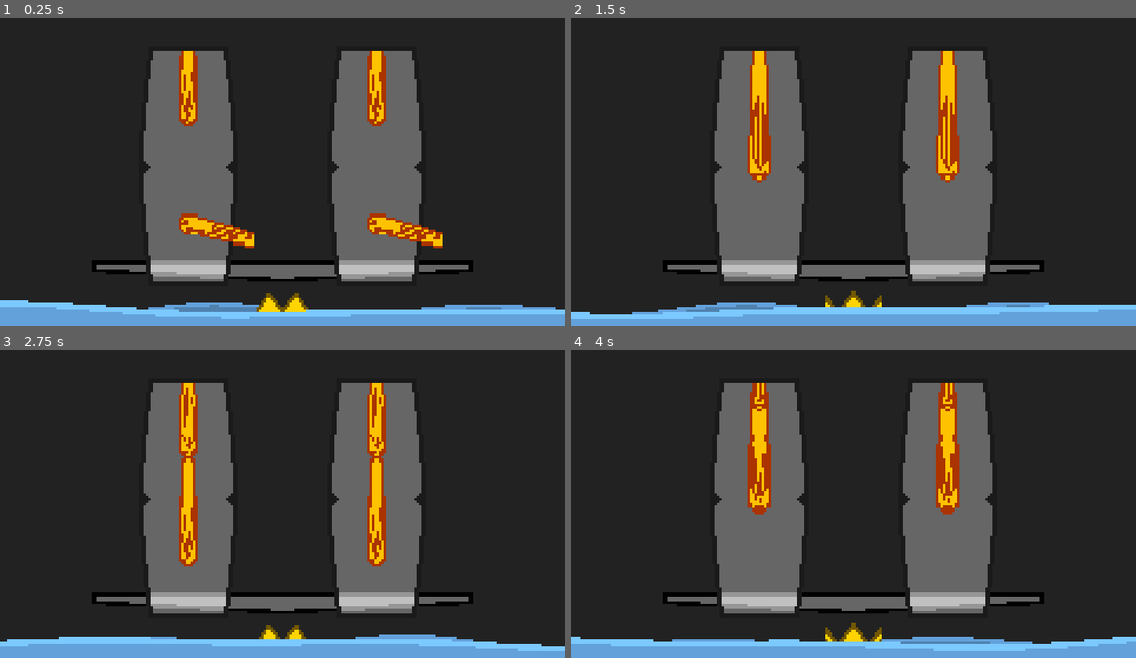
Above: before the commit, frames 1-4 (two rows, left to right).
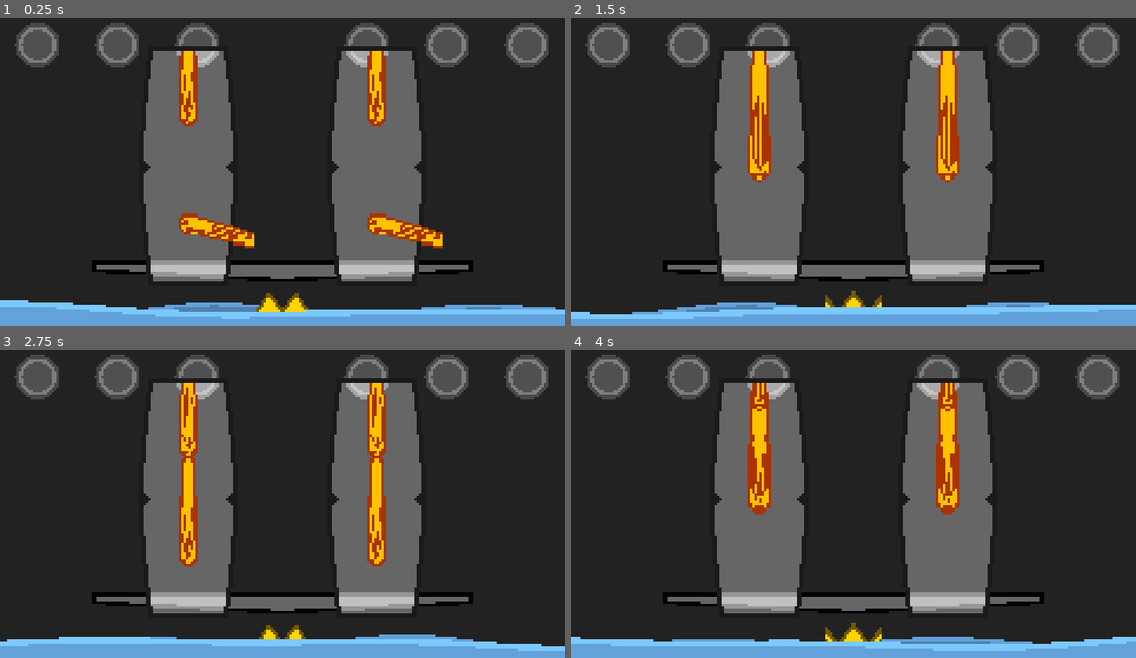
Above: after the commit, the same moments.

Repository: tm-nielsen/big-boy-balance-beam
Game: Godot game, scene res://scenes/root.tscn
The game is run twice, just before and just after one commit, with the same random seed, the same clock (stepped at 60 frames per second) and the same inputs.
Inputs:
- Up to frame 1 (0.25 s): no input
- Up to frame 2 (1.5 s): tap Enter at 0.5 s
- Up to frame 3 (2.75 s): no input
- Up to frame 4 (4 s): no input

The runs differ from the first frame. In frame 1, 4.8% of the frame differs, in the area x 2-98%, y 1-17%; in frame 2, 4.9%; in frame 3, 4.9%; in frame 4, 4.9%.

Commit message:
Implemented rounds - added round manager script to track score and manage discrete point display - added score light script and prefab - added is_selecting flag to character selector to more logically check for state completion - move squish transfer functionality to preview script - removed score labels and script

Diff:
--- a/scenes/game.tscn
+++ b/scenes/game.tscn
@@ -16,6 +16,8 @@
 [ext_resource type="Shader" path="res://visuals/shaders/crown.gdshader" id="13_dkh44"]
 [ext_resource type="Script" path="res://scripts/crown.gd" id="14_jbfb5"]
 [ext_resource type="PackedScene" uid="uid://dy63n5m0j3xh2" path="res://scenes/prefabs/character_selector.tscn" id="17_bj4qq"]
+[ext_resource type="Script" path="res://scripts/round_manager.gd" id="17_bo278"]
+[ext_resource type="PackedScene" uid="uid://d0sr38vvbbgsc" path="res://scenes/prefabs/scoring_light.tscn" id="18_8b4re"]
 
 [sub_resource type="ShaderMaterial" id="ShaderMaterial_lb16j"]
 shader = ExtResource("10_vve22")
@@ -90,10 +92,11 @@
 [sub_resource type="QuadMesh" id="QuadMesh_7oapw"]
 size = Vector2(300, 200)
 
-[node name="Game" type="Node2D" node_paths=PackedStringArray("reset_manager", "stage_limits", "character_selectors")]
+[node name="Game" type="Node2D" node_paths=PackedStringArray("reset_manager", "round_manager", "stage_limits", "character_selectors")]
 texture_filter = 1
 script = ExtResource("1_imn7p")
 reset_manager = NodePath("ResetManager")
+round_manager = NodePath("RoundManager")
 stage_limits = NodePath("StageLimits")
 character_selectors = [NodePath("CharacterSelection/P1Selector"), NodePath("CharacterSelection/P2Selector")]
 
@@ -112,6 +115,15 @@
 
 [node name="StageLimits" type="Node2D" parent="."]
 script = ExtResource("1_s5gh3")
+
+[node name="RoundManager" type="Node2D" parent="."]
+z_index = -5
+script = ExtResource("17_bo278")
+win_threshold = 3
+light_prefab = ExtResource("18_8b4re")
+light_placement_area = Rect2(36, -52, 68, 0)
+light_grid_columns = 4
+replace_lights = false
 
 [node name="Beam" type="Node2D" parent="."]
 z_index = 1
@@ -242,7 +254,7 @@
 player_target = NodePath("../../PhysicsBallManager/Player2")
 player_index = 2
 
-[connection signal="lead_player_switched" from="." to="Crown" method="_on_lead_player_switched"]
+[connection signal="round_won" from="." to="Crown" method="_on_round_won"]
 [connection signal="bottom_threshold_reached" from="StageLimits" to="Water/Front" method="_on_stage_limits_bottom_threshold_reached"]
 [connection signal="bottom_threshold_reached" from="StageLimits" to="Water/BacksplashParticles" method="_on_stage_limits_bottom_threshold_reached"]
 [connection signal="bottom_threshold_reached" from="StageLimits" to="Crown" method="_on_stage_limits_bottom_threshold_reached"]
--- /dev/null
+++ b/scenes/prefabs/scoring_light.tscn
@@ -0,0 +1,15 @@
+[gd_scene load_steps=2 format=3 uid="uid://d0sr38vvbbgsc"]
+
+[ext_resource type="Script" path="res://scripts/scoring_light.gd" id="1_3fyth"]
+
+[node name="ScoringLight" type="Node2D"]
+script = ExtResource("1_3fyth")
+stroke_width = 3.0
+on = true
+off_fill_colour = Color(0.75, 0.75, 0.75, 0.588235)
+off_stroke_colour = Color(0.66, 0.66, 0.66, 0.588235)
+on_fill_colour = Color(0.45, 1, 0.4, 0.588235)
+on_stroke_colour = Color(0.266667, 1, 0.2, 1)
+on_tween_duration = 0.3
+flash_radius = 14.0
+flash_tween_duration = 0.15
--- a/scenes/root.tscn
+++ b/scenes/root.tscn
@@ -1,8 +1,7 @@
-[gd_scene load_steps=4 format=3 uid="uid://dd78ryax26485"]
+[gd_scene load_steps=3 format=3 uid="uid://dd78ryax26485"]
 
 [ext_resource type="Theme" uid="uid://b2wy1q7a4fn8u" path="res://visuals/ui_theme.tres" id="1_2pr5f"]
 [ext_resource type="PackedScene" uid="uid://siguvig7u465" path="res://scenes/game.tscn" id="1_3x1t2"]
-[ext_resource type="Script" path="res://scripts/score_label.gd" id="2_no22a"]
 
 [node name="Root" type="Control"]
 layout_mode = 3
@@ -22,33 +21,6 @@
 grow_vertical = 2
 color = Color(0.133333, 0.133333, 0.133333, 1)
 
-[node name="Scoreboard" type="HBoxContainer" parent="."]
-layout_mode = 1
-anchors_preset = -1
-anchor_top = 0.15
-anchor_right = 1.0
-anchor_bottom = 0.15
-offset_left = 8.0
-offset_right = -8.0
-grow_horizontal = 2
-grow_vertical = 2
-alignment = 1
-
-[node name="P1ScoreLabel" type="Label" parent="Scoreboard"]
-layout_mode = 2
-text = "8"
-script = ExtResource("2_no22a")
-
-[node name="Spacer" type="Control" parent="Scoreboard"]
-layout_mode = 2
-size_flags_horizontal = 3
-
-[node name="P2ScoreLabel" type="Label" parent="Scoreboard"]
-layout_mode = 2
-text = "16"
-script = ExtResource("2_no22a")
-player_index = 2
-
 [node name="GameViewportContainer" type="SubViewportContainer" parent="."]
 layout_mode = 1
 anchors_preset = 15
@@ -66,6 +38,3 @@
 render_target_update_mode = 4
 
 [node name="Game" parent="GameViewportContainer/GameViewport" instance=ExtResource("1_3x1t2")]
-
-[connection signal="player_scored" from="GameViewportContainer/GameViewport/Game" to="Scoreboard/P1ScoreLabel" method="_on_player_scored"]
-[connection signal="player_scored" from="GameViewportContainer/GameViewport/Game" to="Scoreboard/P2ScoreLabel" method="_on_player_scored"]
--- a/scripts/character_selection/character_preview.gd
+++ b/scripts/character_selection/character_preview.gd
@@ -76,6 +76,12 @@
   squish_delta = 0
 
 
+func apply_squish_to_physics_ball(ball: SquishyPhysicsBall):
+  ball.squish_ratio = squish_ratio
+  ball.squish_reset_delta = squish_delta
+  ball.squish_state = squish_state
+
+
 func _set_file_path(path: String):
   drawer.file_path = path
 
--- a/scripts/character_selection/character_selector.gd
+++ b/scripts/character_selection/character_selector.gd
@@ -16,9 +16,11 @@
 @export_dir var extra_characters_path := 'characters'
 
 var character_file_paths: Array[String]
+var is_selecting: bool
 
 
 func start_selecting():
+  is_selecting = true
   explicitly_selected_index = -1
   selection_rotation = 0
   show()
@@ -86,12 +88,11 @@
 func _select_item():
   var selected_filepath = character_file_paths[selected_index]
   player_target.drawer.file_path = selected_filepath
+  is_selecting = false
 
   var selected_preview = items[selected_index]
-  player_target.squish_ratio = selected_preview.squish_ratio
-  player_target.squish_reset_delta = selected_preview.squish_delta
-  player_target.squish_state = selected_preview.squish_state
-  player_target.position = position
+  selected_preview.apply_squish_to_physics_ball(player_target)
+  player_target.position = position + _get_displacement(selected_index)
   player_target.show()
   character_selected.emit(player_target)
   hide()
--- a/scripts/crown.gd
+++ b/scripts/crown.gd
@@ -24,7 +24,7 @@
     position += velocity * delta
 
 
-func _on_lead_player_switched(leading_player_index: int):
+func _on_round_won(leading_player_index: int):
   target = _get_player_ball_by_index(leading_player_index)
 
 
--- a/scripts/game_manager.gd
+++ b/scripts/game_manager.gd
@@ -1,26 +1,24 @@
 class_name GameManager
 extends Node2D
 
-signal player_scored(player_index: int, score_increase: int)
-signal lead_player_switched(player_index: int)
+signal round_won(player_index: int)
 
 enum GameState {CHARACTER_SELECTION, FROZEN, GAMEPLAY, RESETTING}
 
 @export var fallen_ball_reset_height: float = -120
 @export var reset_delay: float = 1
+@export var round_reset_delay: float = 2
 
 @export_subgroup('references')
 @export var reset_manager: ResetManager
+@export var round_manager: RoundManager
 @export var stage_limits: StageLimits
 @export var character_selectors: Array[CharacterSelector]
 
 var score_offset: int
 
 var state := GameState.CHARACTER_SELECTION
-var pending_selections := 2
 
-# var round_completed: bool
-# var is_resetting: bool
 
 func _ready():
   reset_manager.reset_completed.connect(_on_reset_completed)
@@ -44,19 +42,30 @@
 
 
 func _on_bottom_threshold_reached(ball: PlayerController):
-  if state == GameState.GAMEPLAY:
-    var scoring_player_index = 1 + ball.player_index % 2
-    _score(scoring_player_index)
-    start_delayed_reset()
-
   ball.physics_enabled = false
   ball.position.y = fallen_ball_reset_height
 
-func _score(scoring_player_index: int):
-    player_scored.emit(scoring_player_index, 1)
-    if score_offset == 0:
-      lead_player_switched.emit(scoring_player_index)
-    score_offset += scoring_player_index * 2 - 3
+  if state == GameState.GAMEPLAY:
+    var scoring_index = ball.player_index % 2
+    round_manager.add_player_score(scoring_index)
+    if round_manager.win_threshold_reached:
+      round_won.emit(scoring_index + 1)
+      _start_delayed_round_reset()
+    else:
+      start_delayed_reset()
+
+
+func _start_delayed_round_reset():
+  state = GameState.CHARACTER_SELECTION
+  var round_reset_tween = create_tween()
+  round_reset_tween.tween_interval(round_reset_delay)
+  round_reset_tween.tween_callback(_reset_round)
+
+func _reset_round():
+  reset_manager.start_reset()
+  round_manager.reset_round()
+  for selector in character_selectors:
+    selector.start_selecting()
 
 
 func _on_reset_completed():
@@ -64,10 +73,14 @@
     GameState.RESETTING:
       state = GameState.FROZEN
     GameState.CHARACTER_SELECTION:
-      pending_selections -= 1
-      if pending_selections == 0:
+      if !_is_character_selection_active():
         state = GameState.FROZEN
 
 
 func _on_character_selected(player_node):
   reset_manager.reset_ball(player_node)
+
+func _is_character_selection_active() -> bool:
+  for selector in character_selectors:
+    if selector.is_selecting: return true
+  return false
--- /dev/null
+++ b/scripts/round_manager.gd
@@ -0,0 +1,74 @@
+@tool
+class_name RoundManager
+extends Node2D
+
+@export var win_threshold: int = 4
+var win_threshold_reached: bool: get = _get_win_threshold_reached
+
+@export_subgroup('scoring lights', 'light')
+@export var light_prefab: PackedScene
+@export var light_placement_area := Rect2(24, -24, 60, 60)
+@export var light_grid_columns: int = 2
+
+@export_subgroup('debug')
+@export var replace_lights: bool: set = _set_replace_lights
+
+var scoring_lights: Array[Array] = []
+var player_scores: Array[int] = [0, 0]
+
+
+func _ready():
+  recreate_lights()
+
+func recreate_lights():
+  _clear_lights()
+  scoring_lights.append(_create_lights(-1))
+  scoring_lights.append(_create_lights(1))
+
+func _create_lights(direction: int) -> Array[ScoringLight]:
+  var lights: Array[ScoringLight] = []
+  for i in win_threshold:
+    var new_light = light_prefab.instantiate()
+    new_light.position = _get_light_position(i, direction)
+    lights.append(new_light)
+    add_child(new_light)
+  return lights
+
+func _get_light_position(index: int, direction := 1) -> Vector2:
+  var pos = light_placement_area.position
+  var columns = min(light_grid_columns, win_threshold)
+  var x_spacing = light_placement_area.size.x / clampi((columns - 1), 1, win_threshold)
+  var rows = ceil(float(win_threshold) / columns)
+  var y_spacing = light_placement_area.size.y / clampi((rows - 1), 1, win_threshold)
+  pos.x += x_spacing * (index % columns)
+  pos.x *= direction
+  pos.y += y_spacing * (index / columns)
+  return pos
+
+
+func reset_round():
+  player_scores[0] = 0
+  player_scores[1] = 0
+  for light_array in scoring_lights:
+    for light in light_array: light.turn_off()
+
+func add_player_score(scoring_index: int) -> bool:
+  var current_score = player_scores[scoring_index]
+  scoring_lights[scoring_index][current_score].turn_on()
+  var new_score = current_score + 1
+  player_scores[scoring_index] = new_score
+  return new_score >= win_threshold
+
+
+func _get_win_threshold_reached() -> bool:
+  for score in player_scores:
+    if score >= win_threshold: return true
+  return false
+
+func _set_replace_lights(_value: bool):
+  recreate_lights()
+
+func _clear_lights():
+  for light_array in scoring_lights:
+    for light in light_array: light.queue_free()
+  scoring_lights.clear()
--- a/scripts/score_label.gd
+++ /dev/null
@@ -1,41 +0,0 @@
-class_name ScoreLabel
-extends Label
-
-@export_range(1, 2) var player_index: int = 1
-
-@export_subgroup('size tween', 'size_tween')
-@export var size_tween_initial_size: float = 42
-@export var size_tween_duration: float = 0.3
-@export var size_tween_transition := Tween.TRANS_BACK
-@export var size_tween_easing := Tween.EASE_IN_OUT
-
-var score_value: int
-
-var base_font_size: float
-var font_size: set = _set_font_size
-
-
-func _ready():
-  base_font_size = get_theme_font_size('font_size')
-  font_size = base_font_size
-  text = ''
-
-func add_score(score_increase: int = 1):
-  score_value += score_increase
-  text = str(score_value)
-
-  font_size = size_tween_initial_size
-  var size_tween = create_tween()
-  size_tween.set_trans(size_tween_transition)
-  size_tween.set_ease(size_tween_easing)
-  size_tween.tween_property(self, 'font_size', base_font_size, size_tween_duration)
-
-
-func _on_player_scored(scorer_index: int, score_increase: int = 1):
-  if player_index == scorer_index:
-    add_score(score_increase)
-
-
-func _set_font_size(value: float):
-  font_size = value
-  add_theme_font_size_override('font_size', font_size)
--- /dev/null
+++ b/scripts/scoring_light.gd
@@ -0,0 +1,84 @@
+@tool
+class_name ScoringLight
+extends Node2D
+
+@export var stroke_width: float = 2
+@export var on: bool = false
+
+@export_subgroup('off style', 'off')
+@export var off_fill_colour: Color = Color.GRAY
+@export var off_stroke_colour: Color = Color.DARK_GRAY
+@export var off_radius: float = 8
+@export var off_tween_duration: float = 0.5
+@export var off_tween_easing := Tween.EASE_IN_OUT
+@export var off_tween_transition := Tween.TRANS_BACK
+
+@export_subgroup('on style', 'on')
+@export var on_fill_colour: Color = Color.RED
+@export var on_stroke_colour: Color = Color.DARK_RED
+@export var on_radius: float = 10
+@export var on_tween_duration: float = 0.4
+@export var on_tween_easing := Tween.EASE_IN_OUT
+@export var on_tween_transition := Tween.TRANS_BACK
+
+@export_subgroup('flash', 'flash')
+@export var flash_fill_colour: Color = Color.WHITE
+@export var flash_stroke_colour: Color = Color.WHITE
+@export var flash_radius: float = 16
+@export var flash_tween_duration: float = 0.2
+@export var flash_tween_easing := Tween.EASE_IN
+@export var flash_tween_transition := Tween.TRANS_BACK
+
+var fill_colour: Color
+var stroke_colour: Color
+var radius: float
+
+
+func _ready():
+  fill_colour = off_fill_colour
+  stroke_colour = off_stroke_colour
+  radius = off_radius
+
+func _process(_delta: float):
+  queue_redraw()
+  if Engine.is_editor_hint():
+    fill_colour = on_fill_colour if on else off_fill_colour
+    stroke_colour = on_stroke_colour if on else off_stroke_colour
+    radius = on_radius if on else off_radius
+
+
+func turn_on():
+  _start_flash_tween()
+  var delay_tween = create_tween()
+  delay_tween.tween_interval(flash_tween_duration)
+  delay_tween.tween_callback(_start_on_tween)
+
+func _start_flash_tween():
+  var flash_tween = _create_eased_tween(flash_tween_easing, flash_tween_transition)
+  _tween_style(flash_tween, flash_fill_colour, flash_stroke_colour, flash_radius, flash_tween_duration)
+
+func _start_on_tween():
+  var on_tween = _create_eased_tween(on_tween_easing, on_tween_transition)
+  _tween_style(on_tween, on_fill_colour, on_stroke_colour, on_radius, on_tween_duration)
+
+func turn_off():
+  var off_tween = _create_eased_tween(off_tween_easing, off_tween_transition)
+  _tween_style(off_tween, off_fill_colour, off_stroke_colour, off_radius, off_tween_duration)
+
+
+func _tween_style(tween: Tween, fill: Color, stroke: Color, r: float, duration:float):
+  tween.tween_property(self, 'fill_colour', fill, duration)
+  tween.tween_property(self, 'stroke_colour', stroke, duration)
+  tween.tween_property(self, 'radius', r, duration)
+
+func _create_eased_tween(easing: Tween.EaseType, transition: Tween.TransitionType) -> Tween:
+  var tween = create_tween()
+  tween.set_ease(easing)
+  tween.set_trans(transition)
+  tween.set_parallel()
+  return tween
+
+
+func  _draw():
+  draw_circle(Vector2.ZERO, radius, fill_colour)
+  draw_circle(Vector2.ZERO, radius, stroke_colour, false, stroke_width)
Not shown: 1 places in scenes/game.tscn that only renumber resources
